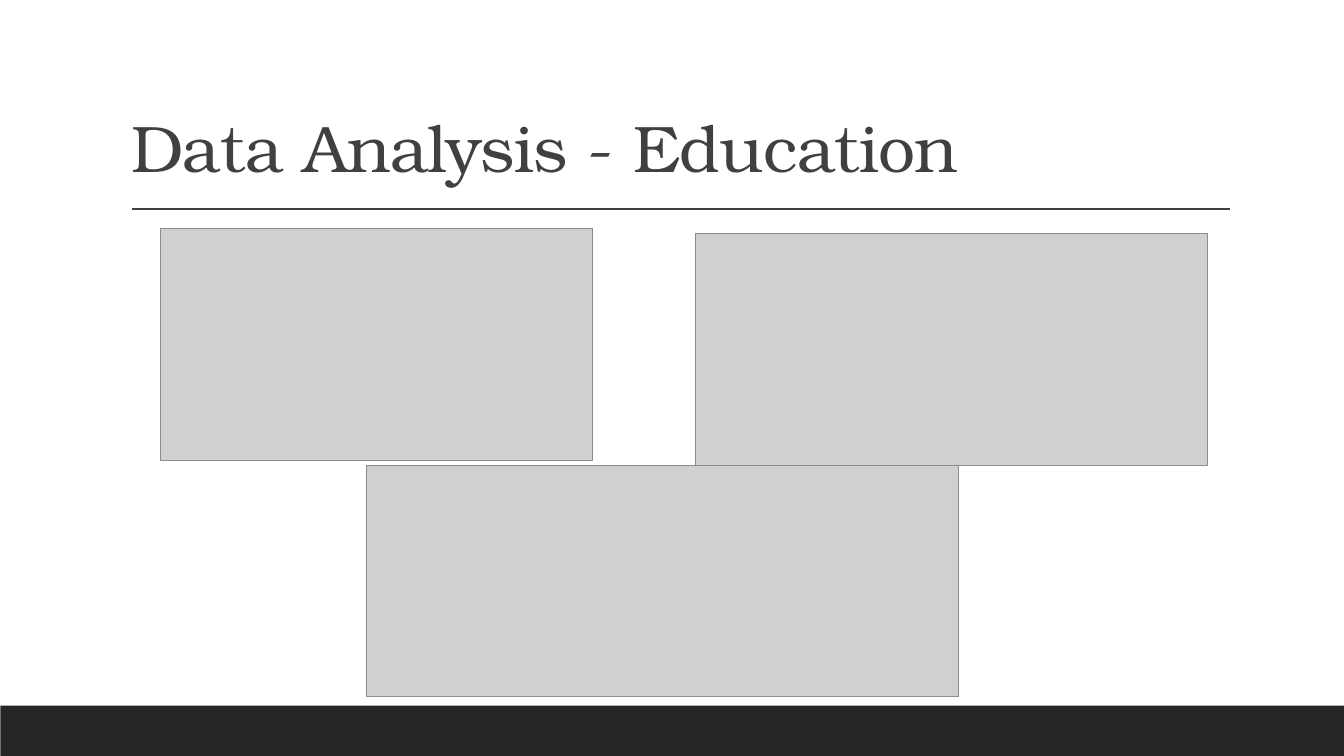
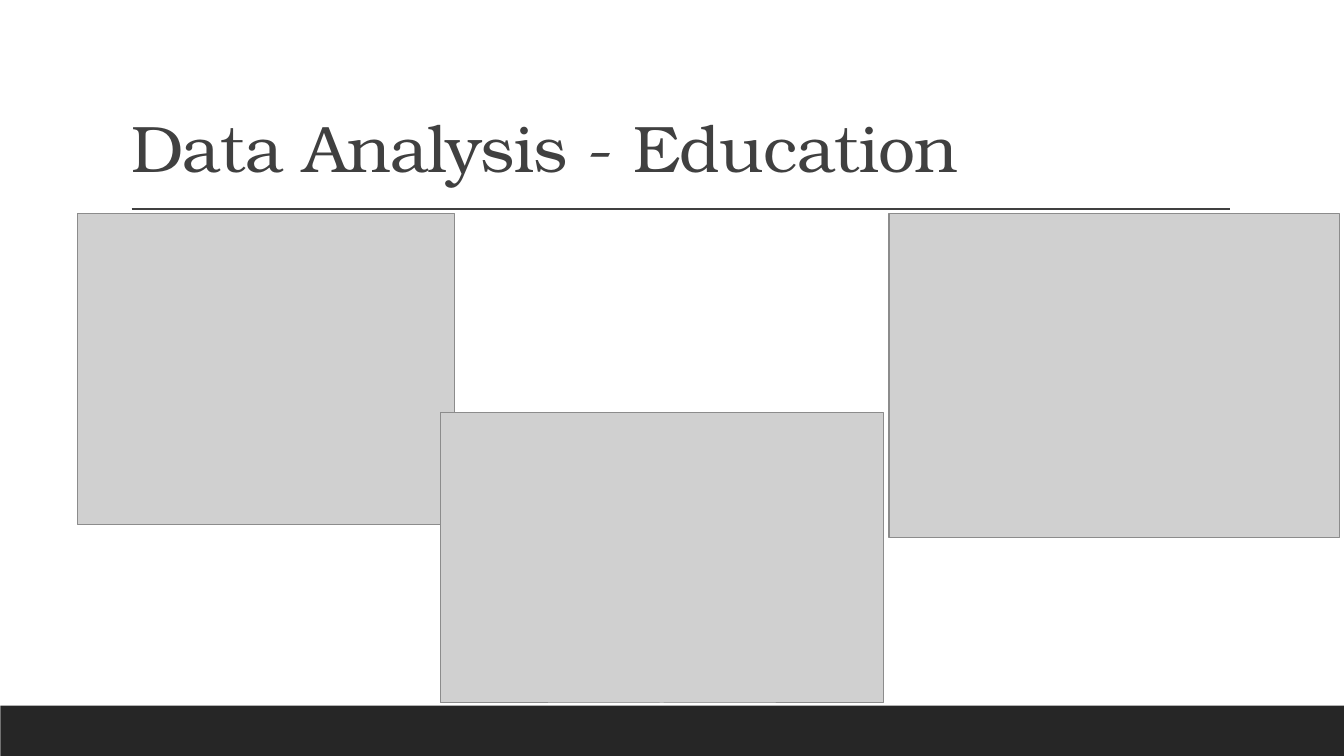
Before and after one commit to pkorat/World-Life-Expectancy-Analysis, a slide deck: slide 8 of Bulldogs – Project 1 Presentation.pptx. Drawn at 1344x756 pixels with LibreOffice and Linux fonts; fonts in the diff are those of the drawing; grey boxes stand for pictures. Boxes give left, top, right and bottom in pixels: in the first picture for what was removed or moved away, otherwise in the second. Text is boxed around its words. In the diff, an @@ line names an element or a change of style, - is before the commit and + after.

```diff
--- a/Bulldogs – Project 1 Presentation.pptx
+++ b/Bulldogs – Project 1 Presentation.pptx
@@ picture added at [77,214,455,524] @@
@@ picture removed at [160,229,593,461] @@
@@ picture removed at [696,234,1208,466] @@
@@ picture added at [889,214,1340,537] @@
@@ picture: place and size @@
-picture at [367,465,959,697]
+picture at [441,412,884,703]
```
Also in this commit, not shown: 2 other slides changed, 2 slides added, 4 other files.
